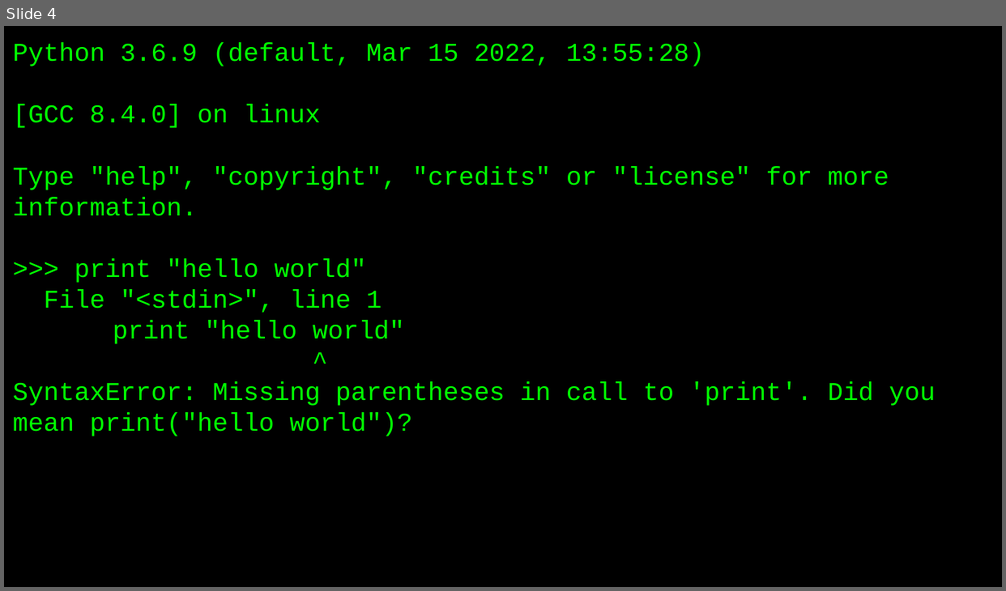
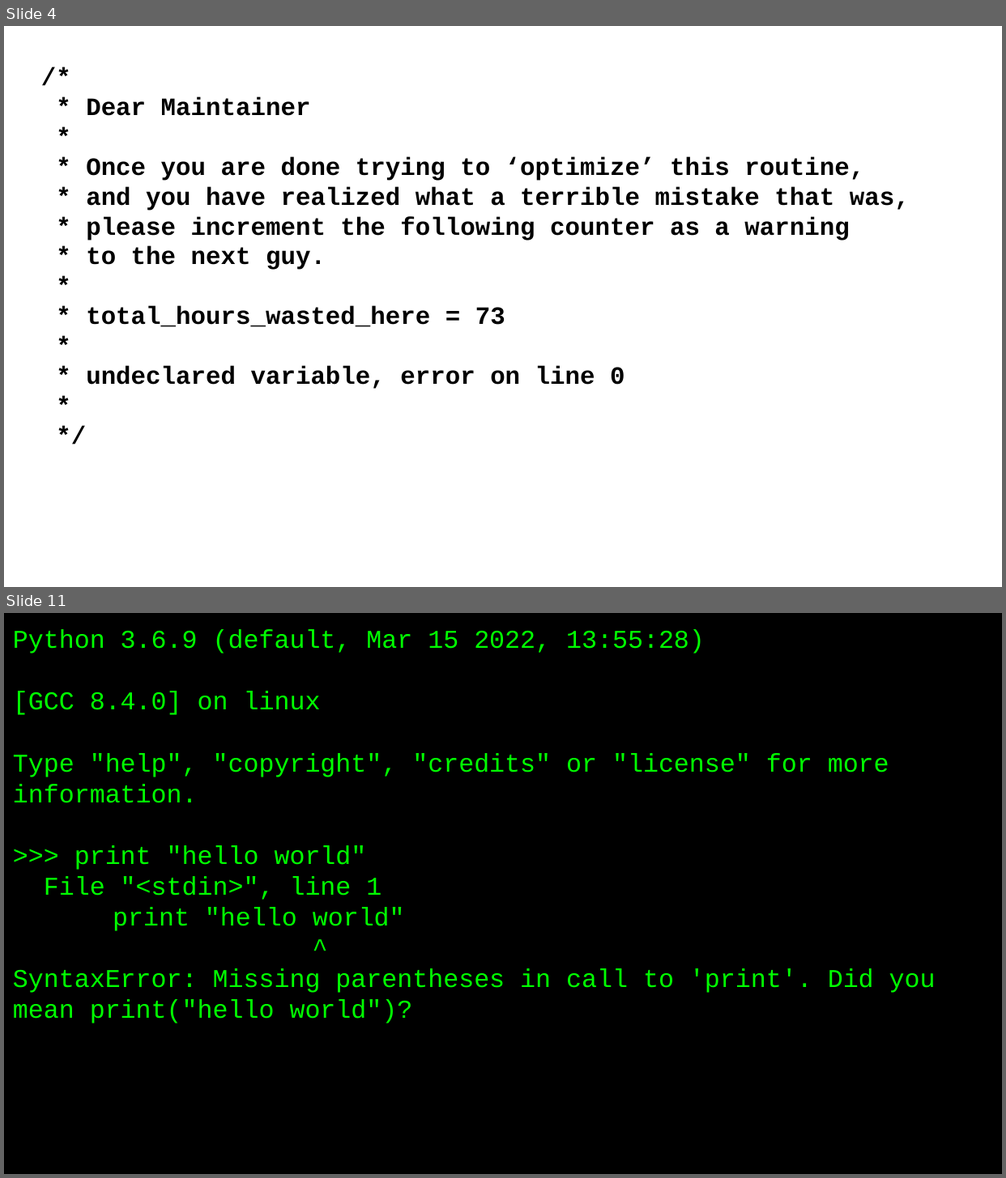
Before and after one commit to RSE-NI/qub-eeecs-python, a slide deck: 14_Sustainable _ Maintainable code.pptx. Shown one above the other, each under a label of ours: slide 4 before the commit, slides 4 and 11 after it; the slides between them are not shown. The pictures are 1006x591 and 1006x1178 pixels, drawn with LibreOffice and Linux fonts; fonts in the diff are those of the drawing. Boxes give left, top, right and bottom in pixels: in the first picture for what was removed or moved away, otherwise in the second. Text is boxed around its words. In the diff, an @@ line names an element or a change of style, - is before the commit and + after.

Commit message:
Update 14

```diff
--- a/14_Sustainable _ Maintainable code.pptx
+++ b/14_Sustainable _ Maintainable code.pptx
@@ slide 4 added at (4, 26, 1002, 587), background #FFFFFF @@
@@ text added at (86, 97, 910, 389), 18 pt, text #000000, bold @@
+/*
+* Dear Maintainer
+*
+* Once you are done trying to ‘optimize’ this routine,
+* and you have realized what a terrible mistake that was,
+* please increment the following counter as a warning
+* to the next guy.
+*
+* total_hours_wasted_here = 73
+*
+* undeclared variable, error on line 0
+*
+*/
@@ what was slide 4 is now slide 11 @@
```
Also in this commit, not shown: 6 other slides added.
